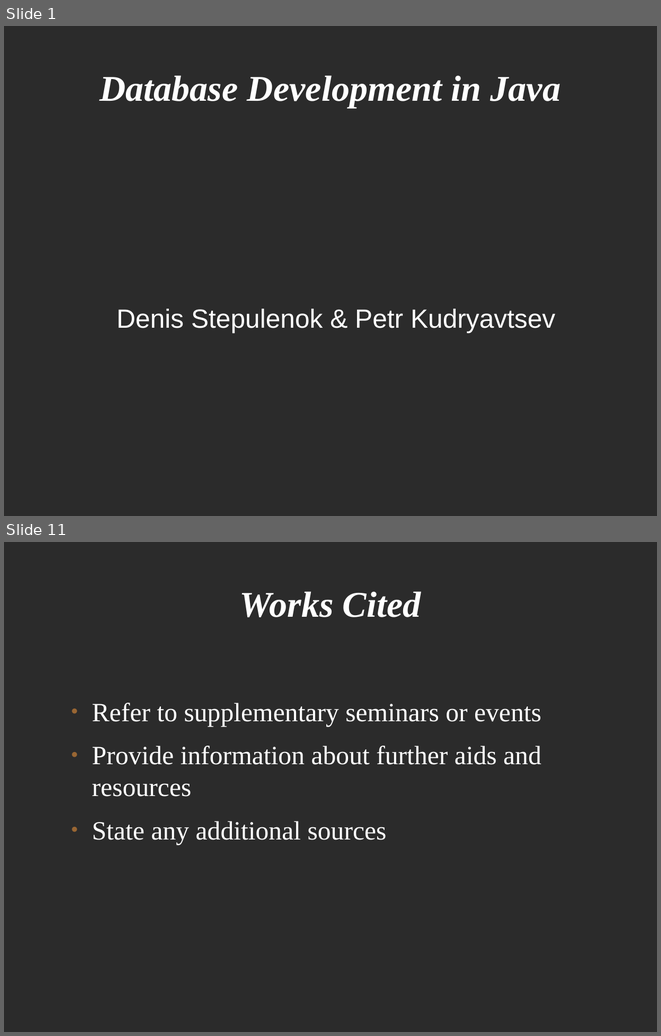
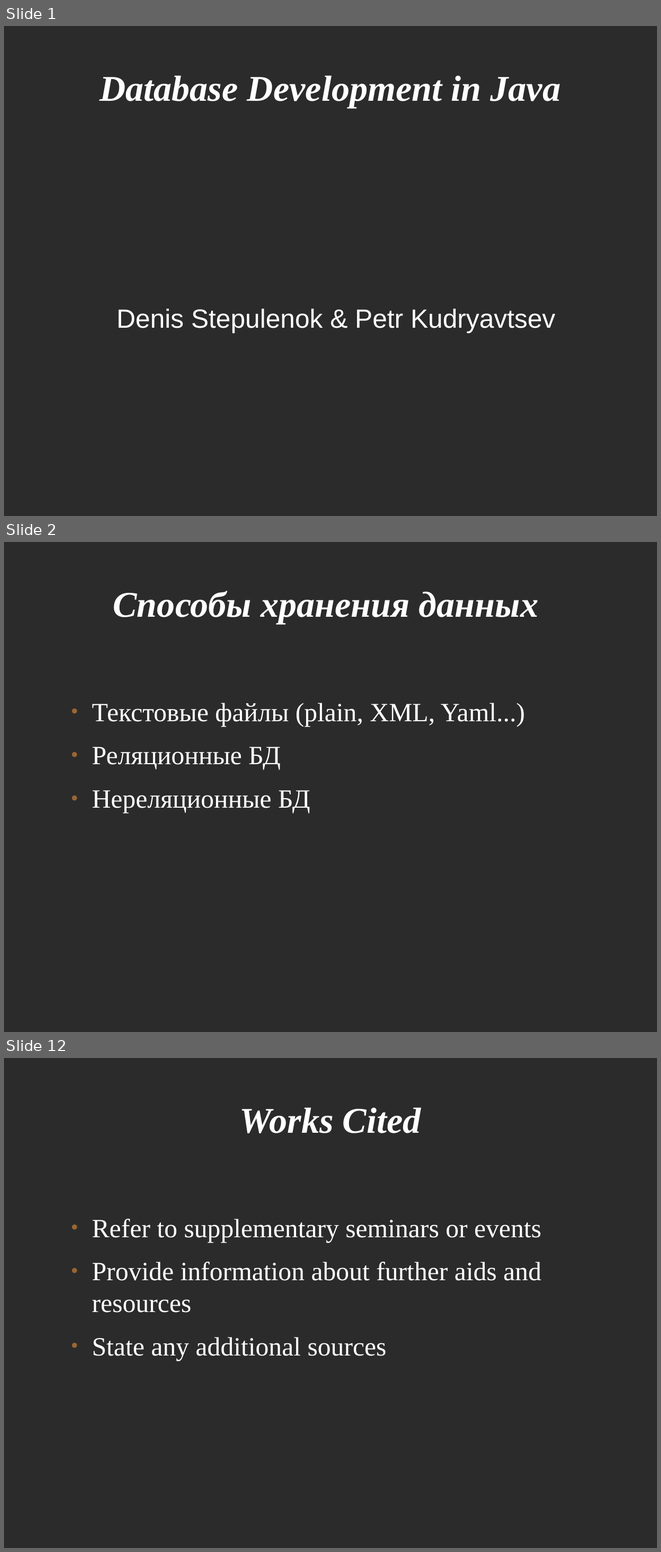
Before and after one commit to levelp/java, a slide deck: Java Databases.odp. Shown one above the other, each under a label of ours: slides 1 and 11 before the commit, slides 1, 2 and 12 after it; the slides between them are not shown. The pictures are 661x1036 and 661x1552 pixels, drawn with LibreOffice and Linux fonts; fonts in the diff are those of the drawing; background and template pictures are left out; a plain dark background stands for a picture behind light text. Boxes give left, top, right and bottom in pixels: in the first picture for what was removed or moved away, otherwise in the second. Text is boxed around its words. In the diff, an @@ line names an element or a change of style, - is before the commit and + after.

```diff
--- a/Java Databases.odp
+++ b/Java Databases.odp
@@ slide 2 added at [4,542,657,1032], background picture (left out) @@
@@ title added at [113,591,538,624], 44 pt, text #FFFFFF, bold, italic @@
+Способы хранения данных
@@ text added at [92,703,525,813], 32 pt, text #FFFFFF @@
+● Текстовые файлы (plain, XML, Yaml...)
+● Реляционные БД
+● Нереляционные БД
@@ what was slide 11 is now slide 12 @@
```
Also in this commit, not shown: 9 other slides added, 9 slides removed, 1 other file.
